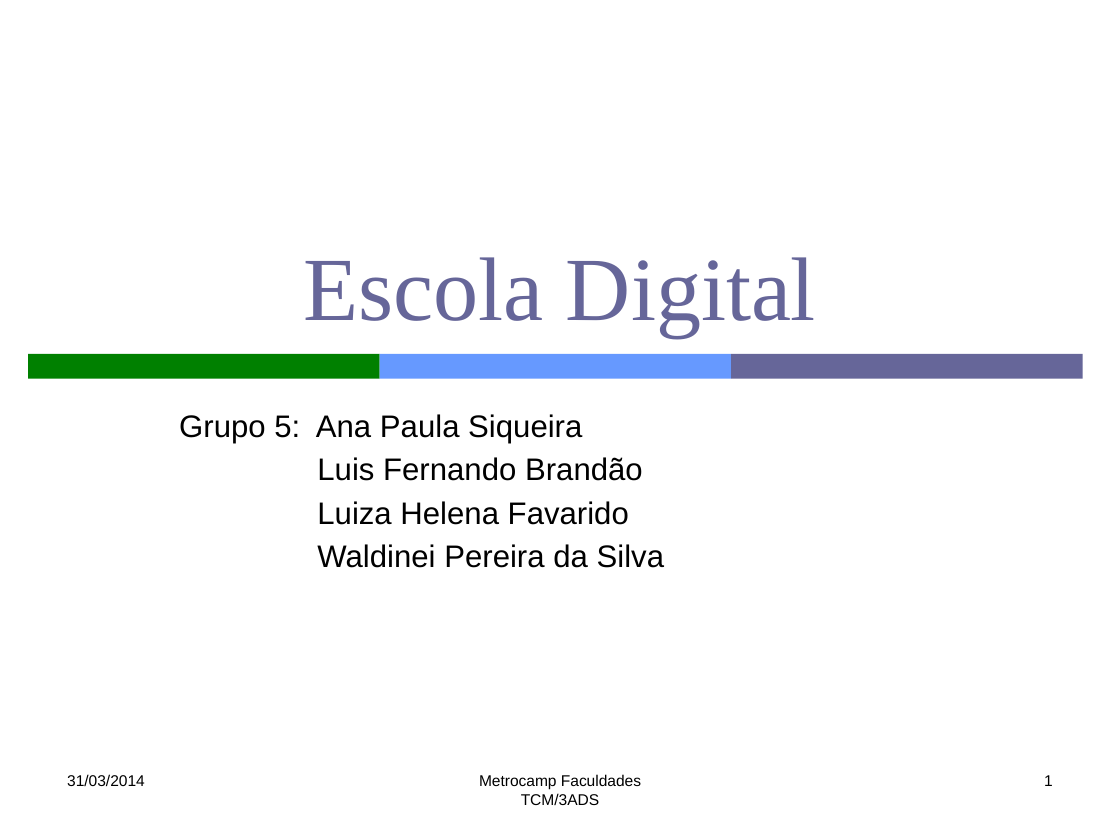
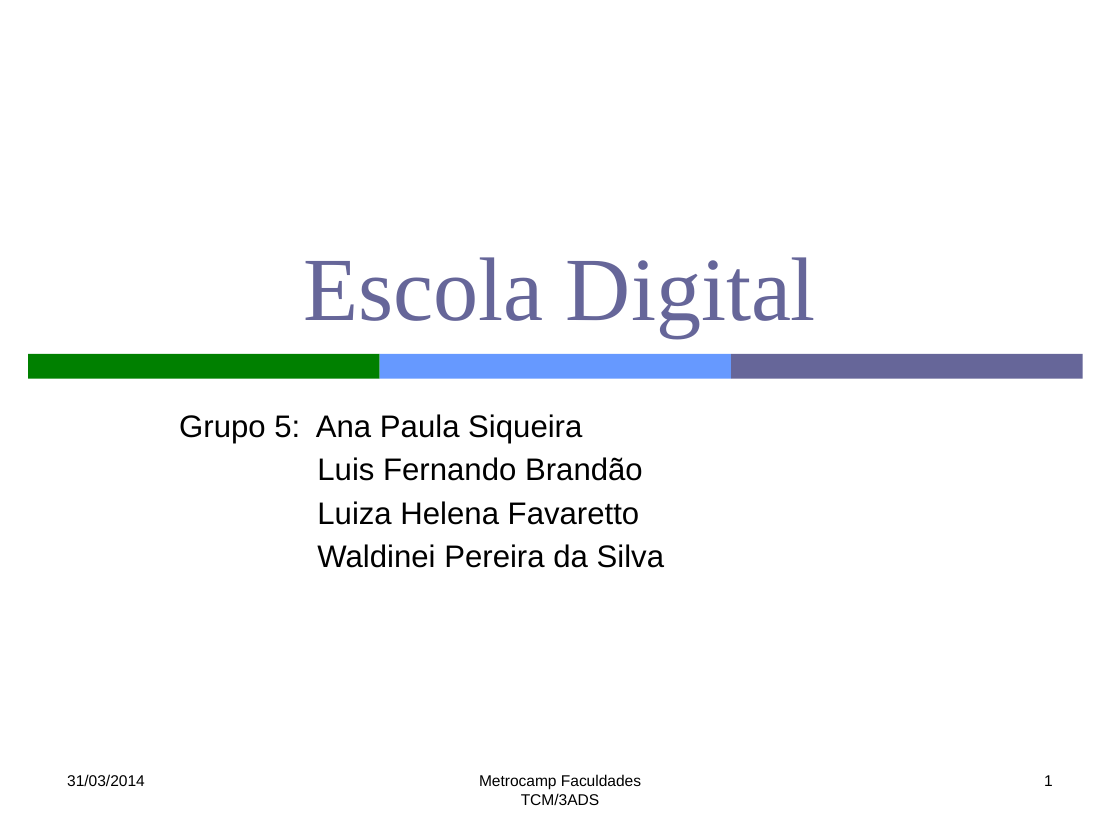
Before and after one commit to lfernandobra/pi5g1s14, a slide deck: slide 1 of documentacao/G5_Apresentacao1sem2014.pptx. Drawn at 1120x840 pixels with LibreOffice and Linux fonts; fonts in the diff are those of the drawing. Boxes give left, top, right and bottom in pixels: in the first picture for what was removed or moved away, otherwise in the second. Text is boxed around its words. In the diff, an @@ line names an element or a change of style, - is before the commit and + after.

```diff
--- a/documentacao/G5_Apresentacao1sem2014.pptx
+++ b/documentacao/G5_Apresentacao1sem2014.pptx
@@ subtitle at <box>317,501,639,525</box>: text changed @@
-Luiza Helena Favarido
+Luiza Helena Favaretto
```
Also in this commit, not shown: 1 other slide changed.
